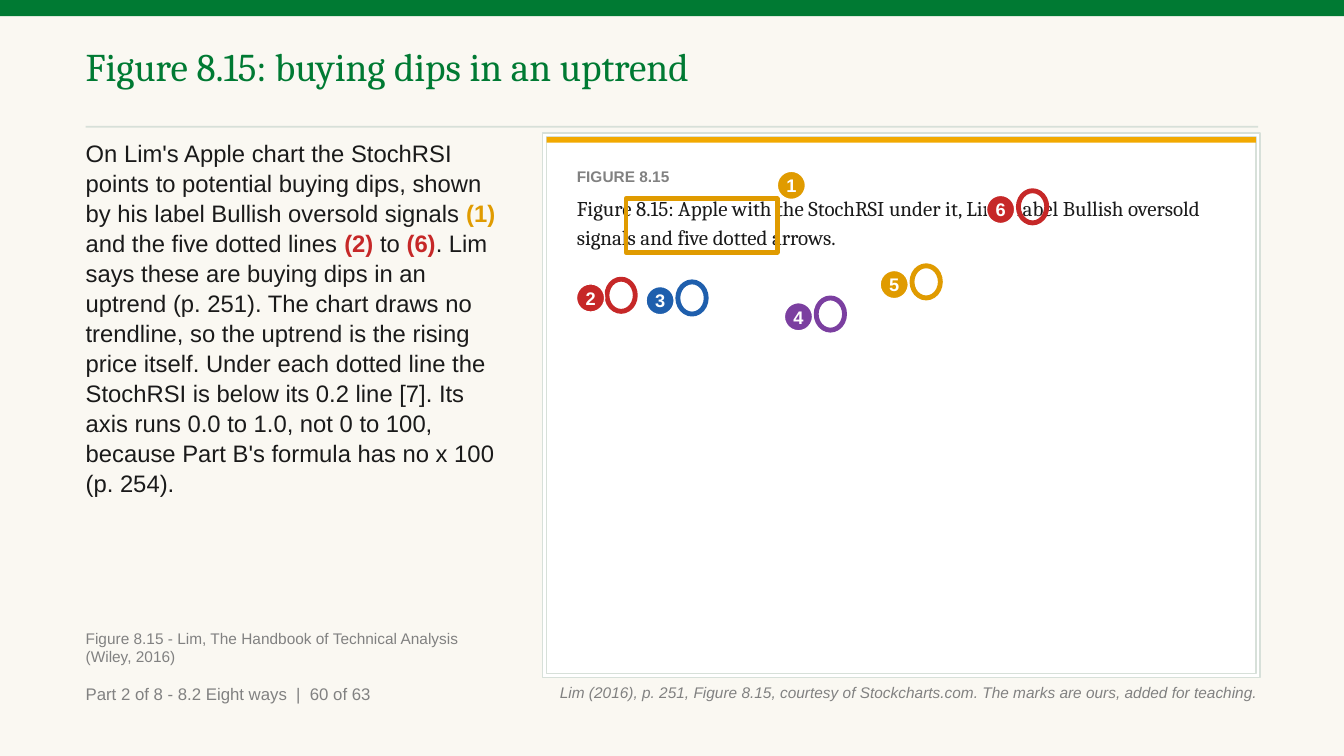
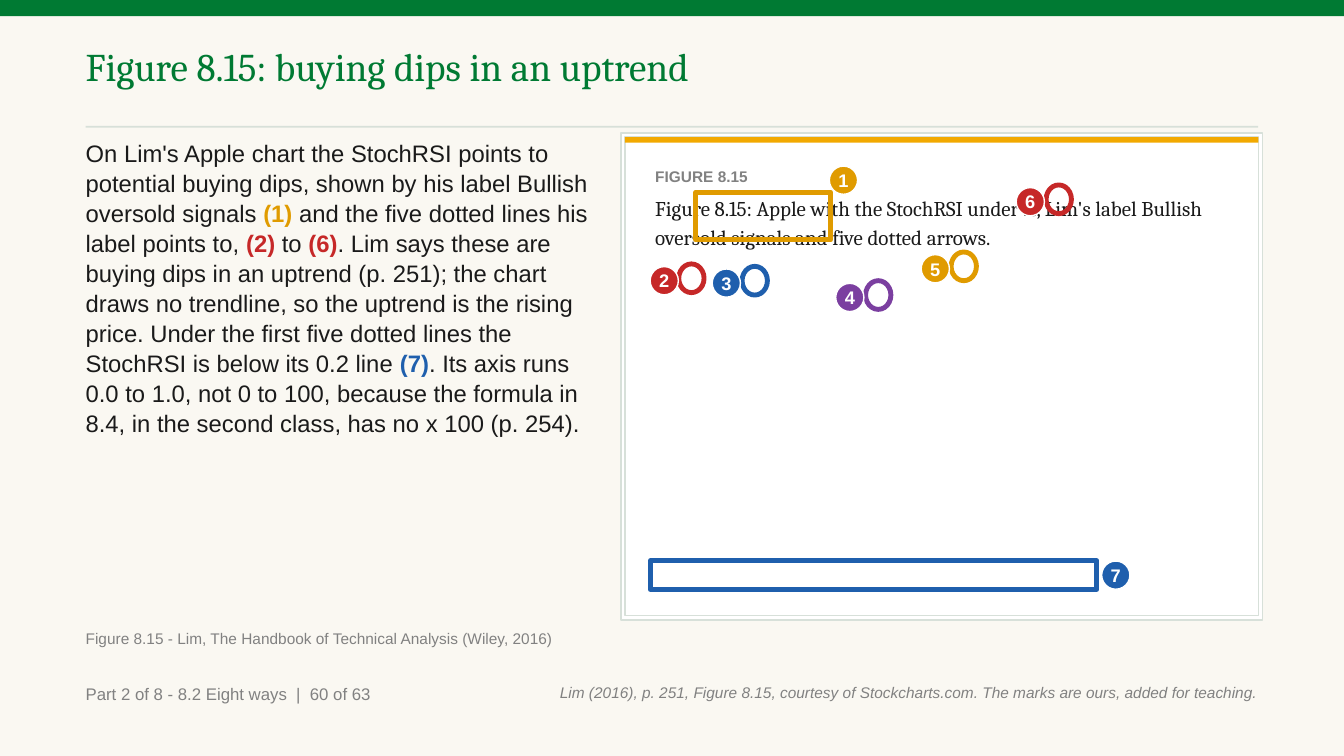
Before and after one commit to benjiesotelo-sudo/Telos_FIN1209, a slide deck: slide 134 of chapter-08/FIN1209-Chapter-08.pptx. Drawn at 1344x756 pixels with LibreOffice and Linux fonts; fonts in the diff are those of the drawing. Boxes give left, top, right and bottom in pixels: in the first picture for what was removed or moved away, otherwise in the second. Text is boxed around its words. In the diff, an @@ line names an element or a change of style, - is before the commit and + after.

Commit message:
Chapter 8 Part A read 2: machine checks for marks, badges, parts and chart data; both read-2 reports applied

```diff
--- a/chapter-08/FIN1209-Chapter-08.pptx
+++ b/chapter-08/FIN1209-Chapter-08.pptx
@@ text at (86, 144, 587, 437): text changed @@
-On Lim's Apple chart the StochRSI points to potential buying dips, shown by his label Bullish oversold signals (1) and the five dotted lines (2) to (6). Lim says these are buying dips in an uptrend (p. 251). The chart draws no trendline, so the uptrend is the rising price itself. Under each dotted line the StochRSI is below its 0.2 line [7]. Its axis runs 0.0 to 1.0, not 0 to 100, because Part B's formula has no x 100 (p. 254).
+On Lim's Apple chart the StochRSI points to potential buying dips, shown by his label Bullish oversold signals (1) and the five dotted lines his label points to, (2) to (6). Lim says these are buying dips in an uptrend (p. 251); the chart draws no trendline, so the uptrend is the rising price. Under the first five dotted lines the StochRSI is below its 0.2 line (7). Its axis runs 0.0 to 1.0, not 0 to 100, because the formula in 8.4, in the second class, has no x 100 (p. 254).
@@ rectangle: place and size @@
-rectangle at (546, 137, 1256, 674)
+rectangle at (621, 133, 1262, 620)
@@ rectangle: place and size @@
-rectangle at (546, 137, 1256, 143)
+rectangle at (625, 137, 1258, 143)
@@ rectangle: place and size @@
-rectangle at (542, 133, 1260, 678)
+rectangle at (625, 137, 1258, 616)
@@ text "FIGURE 8.15" rewrapped from (577, 171, 1200, 250) to (655, 171, 1041, 250) @@
@@ ellipse "1": place and size @@
-ellipse "1" at (777, 171, 806, 200)
+ellipse "1" at (830, 166, 858, 195)
@@ rectangle: place and size @@
-rectangle at (626, 199, 777, 252)
+rectangle at (696, 193, 831, 240)
@@ ellipse "6": place and size @@
-ellipse "6" at (987, 196, 1015, 224)
+ellipse "6" at (1016, 188, 1045, 216)
@@ ellipse: place and size @@
-ellipse at (1018, 191, 1047, 223)
+ellipse at (1047, 185, 1072, 213)
@@ ellipse "2": place and size @@
-ellipse "2" at (577, 284, 605, 313)
+ellipse "2" at (650, 266, 679, 294)
@@ ellipse: place and size @@
-ellipse at (607, 279, 635, 312)
+ellipse at (679, 264, 704, 292)
@@ ellipse "3": place and size @@
-ellipse "3" at (646, 286, 675, 315)
+ellipse "3" at (713, 269, 741, 297)
@@ ellipse: place and size @@
-ellipse at (678, 282, 706, 315)
+ellipse at (742, 266, 767, 294)
@@ ellipse "5": place and size @@
-ellipse "5" at (880, 270, 908, 298)
+ellipse "5" at (922, 255, 950, 283)
@@ ellipse: place and size @@
-ellipse at (912, 266, 941, 298)
+ellipse at (952, 252, 977, 280)
@@ ellipse "4": place and size @@
-ellipse "4" at (784, 302, 813, 331)
+ellipse "4" at (836, 283, 864, 312)
@@ ellipse: place and size @@
-ellipse at (817, 298, 845, 331)
+ellipse at (866, 280, 891, 309)
@@ rectangle added at (650, 561, 1097, 589), outline #1F5FAD 3.5 pt @@
@@ ellipse added at (1102, 562, 1130, 590), fill #1F5FAD, outline #FFFFFF 1 pt, 13 pt, text #FFFFFF, bold @@
+7
@@ text "Figure 8.15 - Lim, The ..." rewrapped from (86, 633, 458, 665) to (86, 633, 552, 647) @@
```
Also in this commit, not shown: 40 other slides changed, 10 other files.
